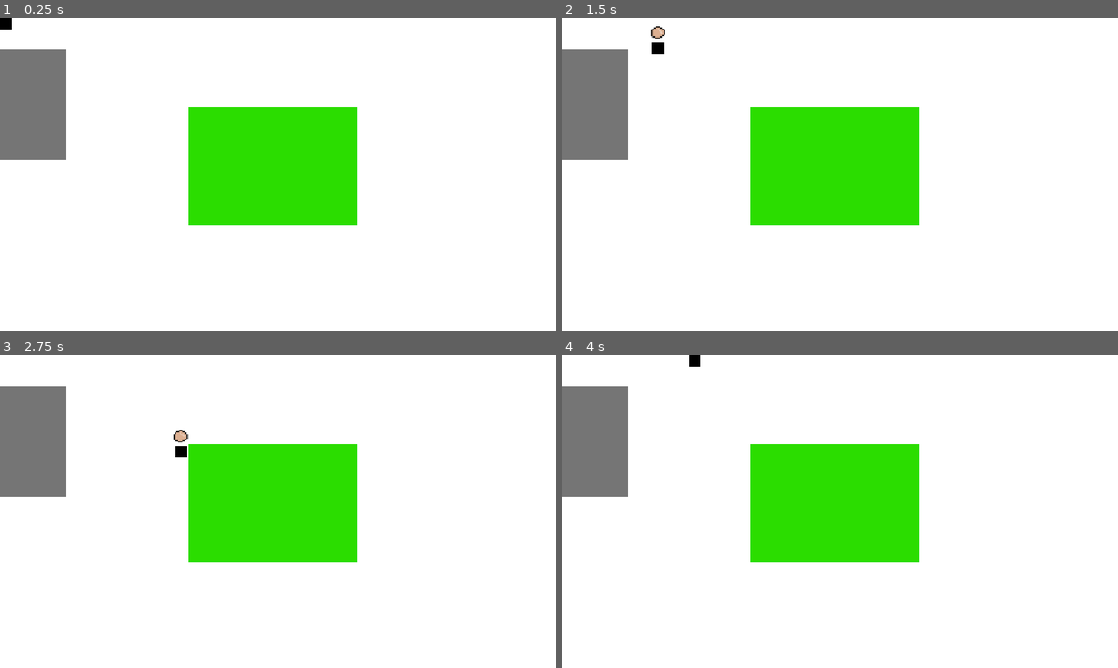
Above: before the commit, frames 1-4 (two rows, left to right).
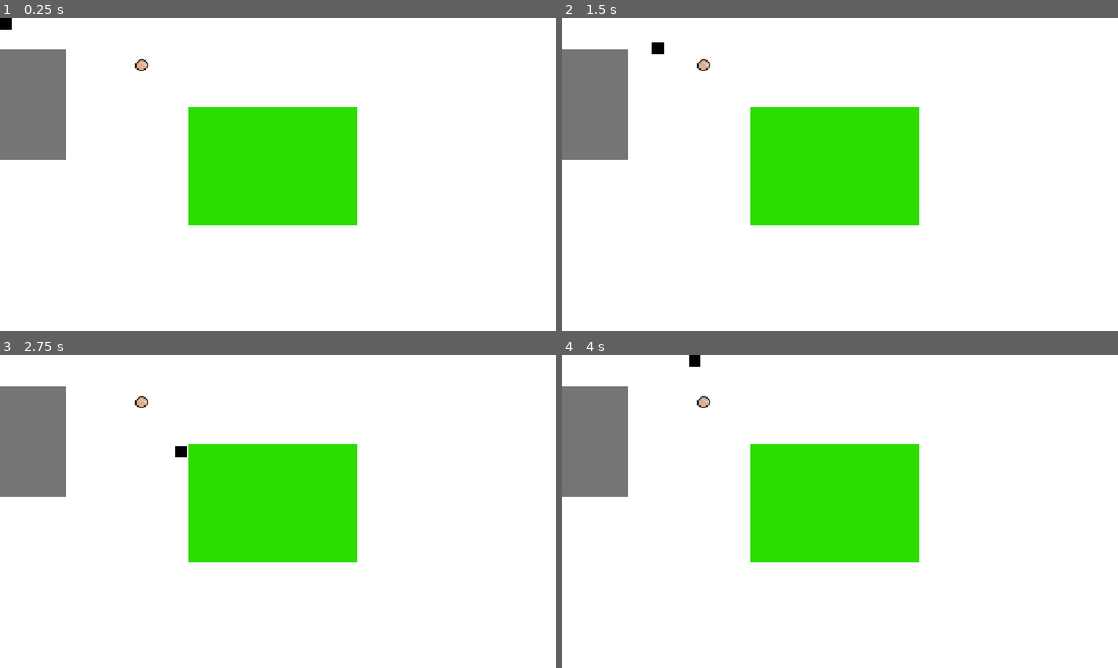
Above: after the commit, the same moments.

Repository: HarisKhanFr/dont-wake-the-giant
Game: Godot game, scene res://main.tscn
Two runs of this game, one before a commit and one after it. Both use one fixed random seed, a clock stepped at 60 frames per second and the inputs below.
Inputs:
- Up to frame 1 (0.25 s): no input
- Up to frame 2 (1.5 s): tap Enter at 0.5 s; hold D (move_right) 0.53-1.28 s; hold S (move_down) from 1.28 s (still down)
- Up to frame 3 (2.75 s): release S (move_down) at 2.03 s; hold D (move_right) from 2.03 s (still down)
- Up to frame 4 (4 s): release D (move_right) at 2.78 s; hold W (move_up) 2.78-3.53 s; hold A (move_left) from 3.53 s (still down)

The runs differ from the first frame. In frame 1, less than 0.1% of the frame differs, in the area x 24-27%, y 13-17%; in frame 2, 0.2%, in the area x 16-27%, y 2-17%; in frame 3, 0.2%; in frame 4, less than 0.1%.

Commit message:
Add mouse hole drop off

Diff:
--- a/dont-wake-the-giant/main.gd
+++ b/dont-wake-the-giant/main.gd
@@ -46,3 +46,8 @@
 		print("Picked up")
 		$Player/HeldItem.visible = true
 		$Item.queue_free()
+
+
+func _on_mouse_hole_body_entered(body: Node2D) -> void:
+	if body == $Player and $Player/HeldItem.visible == true:
+		print("DROPPPPPP")
--- a/dont-wake-the-giant/main.tscn
+++ b/dont-wake-the-giant/main.tscn
@@ -4,11 +4,11 @@
 [ext_resource type="PackedScene" uid="uid://bgm5stcd40yvc" path="res://player.tscn" id="1_ig7tw"]
 [ext_resource type="Texture2D" uid="uid://df0mhpv817fob" path="res://New Piskel.png" id="3_h2yge"]
 
+[sub_resource type="RectangleShape2D" id="RectangleShape2D_mghdt"]
+size = Vector2(137, 231)
+
 [sub_resource type="CircleShape2D" id="CircleShape2D_mghdt"]
 radius = 15.033297
-
-[sub_resource type="RectangleShape2D" id="RectangleShape2D_mghdt"]
-size = Vector2(137, 231)
 
 [node name="Main" type="Node2D" unique_id=536632652]
 script = ExtResource("1_0xm2m")
@@ -16,6 +16,20 @@
 [node name="ColorRect" type="ColorRect" parent="." unique_id=336157072]
 offset_right = 1152.0
 offset_bottom = 648.0
+
+[node name="MouseHole" type="Area2D" parent="." unique_id=621566346]
+position = Vector2(-22, 29)
+
+[node name="ColorRect" type="ColorRect" parent="MouseHole" unique_id=382363829]
+offset_left = 22.0
+offset_top = 35.0
+offset_right = 159.0
+offset_bottom = 266.0
+color = Color(0, 0, 0, 0.5411765)
+
+[node name="CollisionShape2D" type="CollisionShape2D" parent="MouseHole" unique_id=2005482469]
+position = Vector2(90.5, 150.5)
+shape = SubResource("RectangleShape2D_mghdt")
 
 [node name="Player" parent="." unique_id=2018673414 instance=ExtResource("1_ig7tw")]
 speed = 250
@@ -45,6 +59,7 @@
 text = "Caught! Press R to retry"
 
 [node name="Item" type="Area2D" parent="." unique_id=1920614002]
+position = Vector2(293, 98)
 
 [node name="CollisionShape2D" type="CollisionShape2D" parent="Item" unique_id=1258863234]
 shape = SubResource("CircleShape2D_mghdt")
@@ -54,19 +69,6 @@
 scale = Vector2(0.63007814, 0.6382378)
 texture = ExtResource("3_h2yge")
 
-[node name="MouseHole" type="Area2D" parent="." unique_id=621566346]
-position = Vector2(-22, 29)
-
-[node name="ColorRect" type="ColorRect" parent="MouseHole" unique_id=382363829]
-offset_left = 22.0
-offset_top = 35.0
-offset_right = 159.0
-offset_bottom = 266.0
-color = Color(0, 0, 0, 0.5411765)
-
-[node name="CollisionShape2D" type="CollisionShape2D" parent="MouseHole" unique_id=2005482469]
-position = Vector2(90.5, 150.5)
-shape = SubResource("RectangleShape2D_mghdt")
-
+[connection signal="body_entered" from="MouseHole" to="." method="_on_mouse_hole_body_entered"]
 [connection signal="timeout" from="GiantTimer" to="." method="_on_giant_timer_timeout"]
 [connection signal="body_entered" from="Item" to="." method="_on_item_body_entered"]
--- a/dont-wake-the-giant/project.godot
+++ b/dont-wake-the-giant/project.godot
@@ -51,6 +51,11 @@
 "events": [Object(InputEventKey,"resource_local_to_scene":false,"resource_name":"","device":-1,"window_id":0,"alt_press …(192 unchanged characters)…
 ]
 }
+drop={
+"deadzone": 0.2,
+"events": [Object(InputEventKey,"resource_local_to_scene":false,"resource_name":"","device":-1,"window_id":0,"alt_pressed":false,"shift_pressed":false,"ctrl_pressed":false,"meta_pressed":false,"pressed":false,"keycode":0,"physical_keycode":69,"key_label":0,"unicode":101,"location":0,"echo":false,"script":null)
+]
+}
 
 [physics]
 
